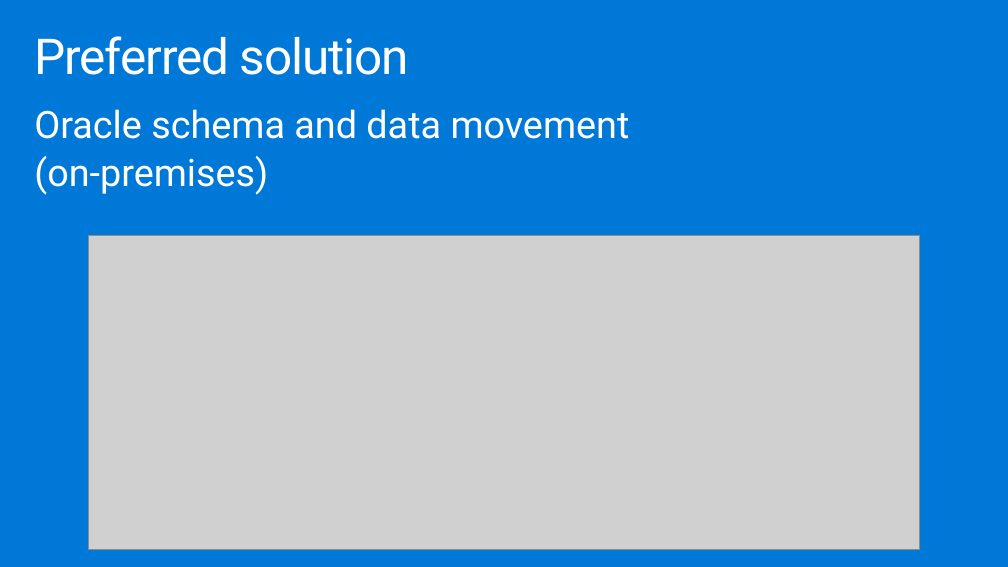
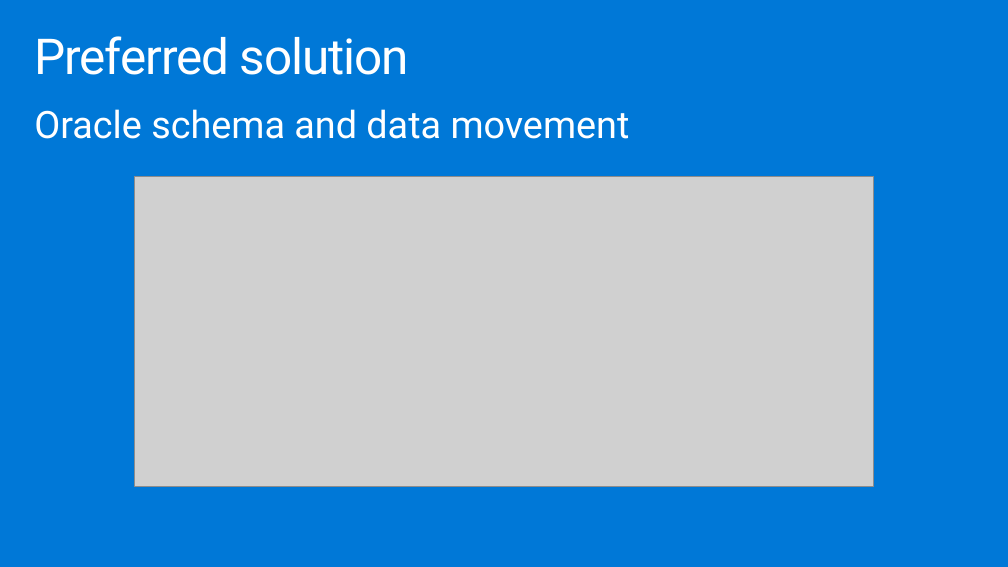
Before and after one commit to sumitmalik51/MCW-Migrating-Oracle-to-Azure-SQL-and-PostgreSQL, a slide deck: slide 18 of Whiteboard design session/WDS trainer presentation - Migrating Oracle to Azure SQL.pptx. Drawn at 1008x567 pixels with LibreOffice and Linux fonts; fonts in the diff are those of the drawing; grey boxes stand for pictures. Boxes give left, top, right and bottom in pixels: in the first picture for what was removed or moved away, otherwise in the second. Text is boxed around its words. In the diff, an @@ line names an element or a change of style, - is before the commit and + after.

```diff
--- a/Whiteboard design session/WDS trainer presentation - Migrating Oracle to Azure SQL.pptx
+++ b/Whiteboard design session/WDS trainer presentation - Migrating Oracle to Azure SQL.pptx
@@ text at box(34, 156, 268, 195): paragraph removed @@
-(on-premises)
@@ picture: place and size @@
-picture at box(88, 235, 920, 550)
+picture at box(135, 176, 873, 486)
```
Also in this commit, not shown: 5 other slides changed, 2 other files.
